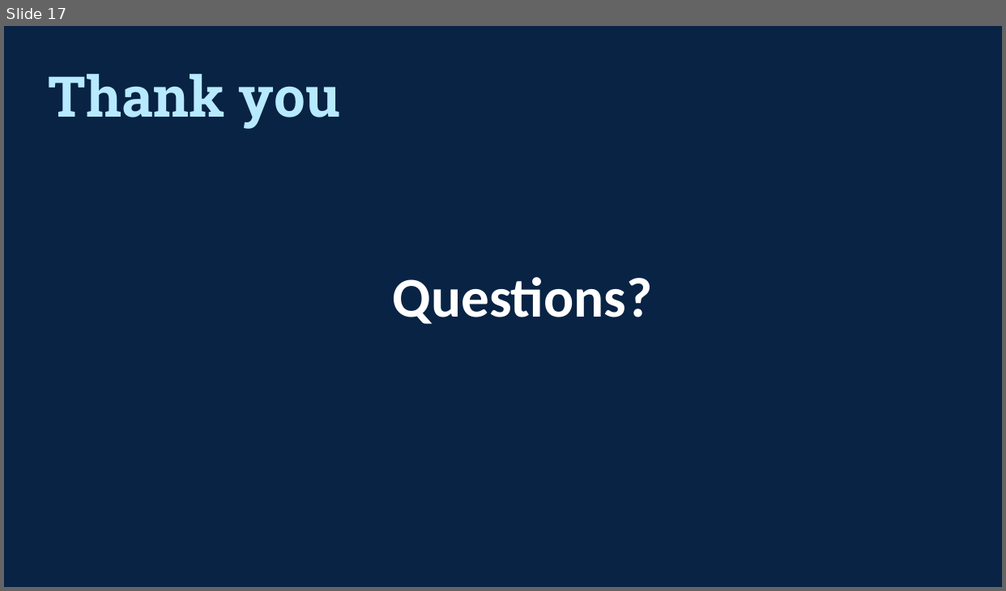
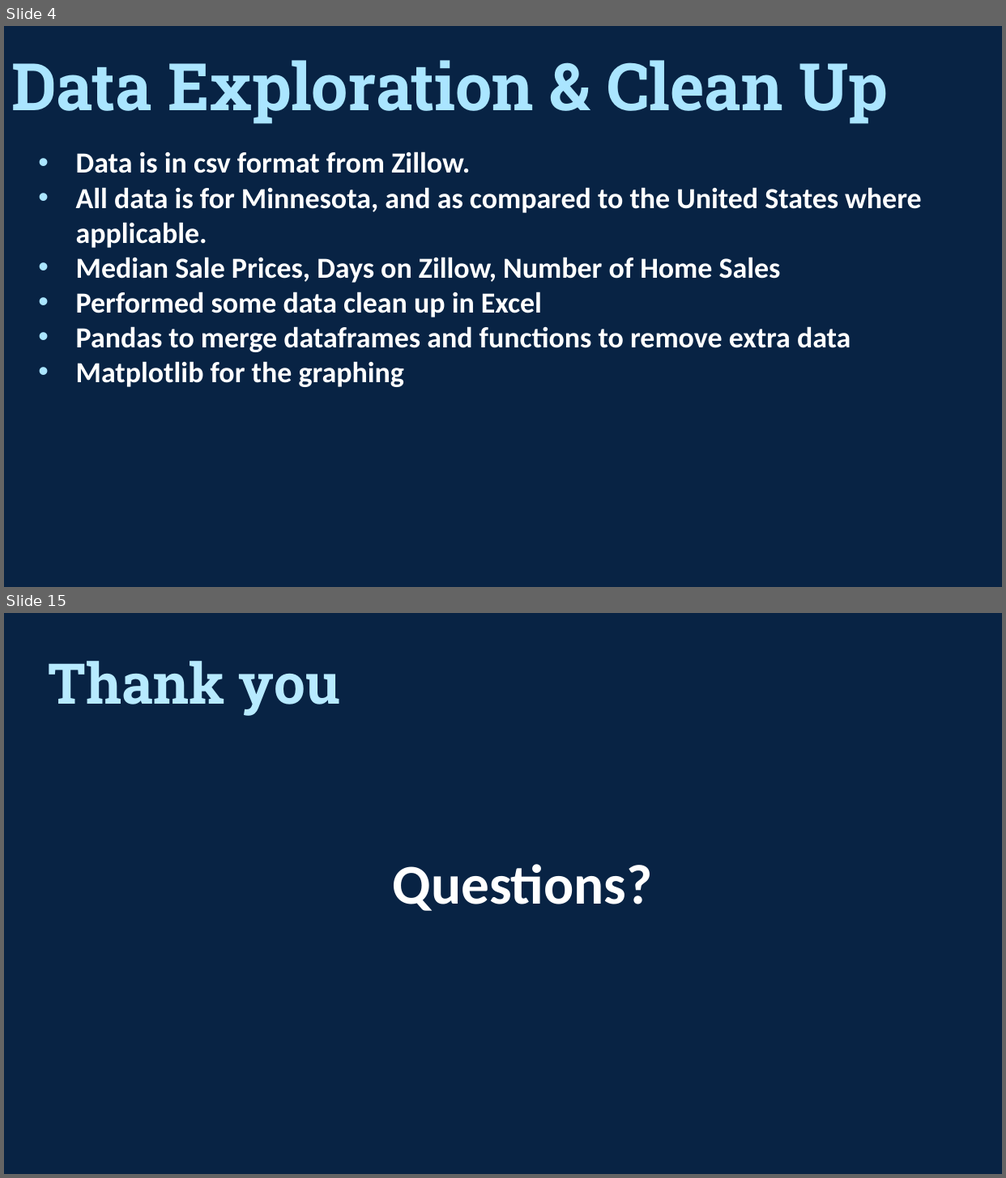
Before and after one commit to emobes22/project-one, a slide deck: Zillow_Powerpoint.pptx. Shown one above the other, each under a label of ours: slide 17 before the commit, slides 4 and 15 after it; the slides between them are not shown. The pictures are 1006x591 and 1006x1178 pixels, drawn with LibreOffice and Linux fonts; fonts in the diff are those of the drawing. Boxes give left, top, right and bottom in pixels: in the first picture for what was removed or moved away, otherwise in the second. Text is boxed around its words. In the diff, an @@ line names an element or a change of style, - is before the commit and + after.

```diff
--- a/Zillow_Powerpoint.pptx
+++ b/Zillow_Powerpoint.pptx
@@ slide 4 added at <box>4,26,1002,587</box>, background #082344 @@
@@ title added at <box>11,60,888,124</box>, 63 pt, text #AAE5FF, bold @@
+Data Exploration & Clean Up
@@ text added at <box>76,152,921,387</box>, 28 pt, text #FFFFFF, bold @@
+• Data is in csv format from Zillow.
+• All data is for Minnesota, and as compared to the United States where applicable.
+• Median Sale Prices, Days on Zillow, Number of Home Sales
+• Performed some data clean up in Excel
+• Pandas to merge dataframes and functions to remove extra data
+• Matplotlib for the graphing
@@ what was slide 17 is now slide 15 @@
```
Also in this commit, not shown: 2 slides changed, 11 other slides added, 14 slides removed.
